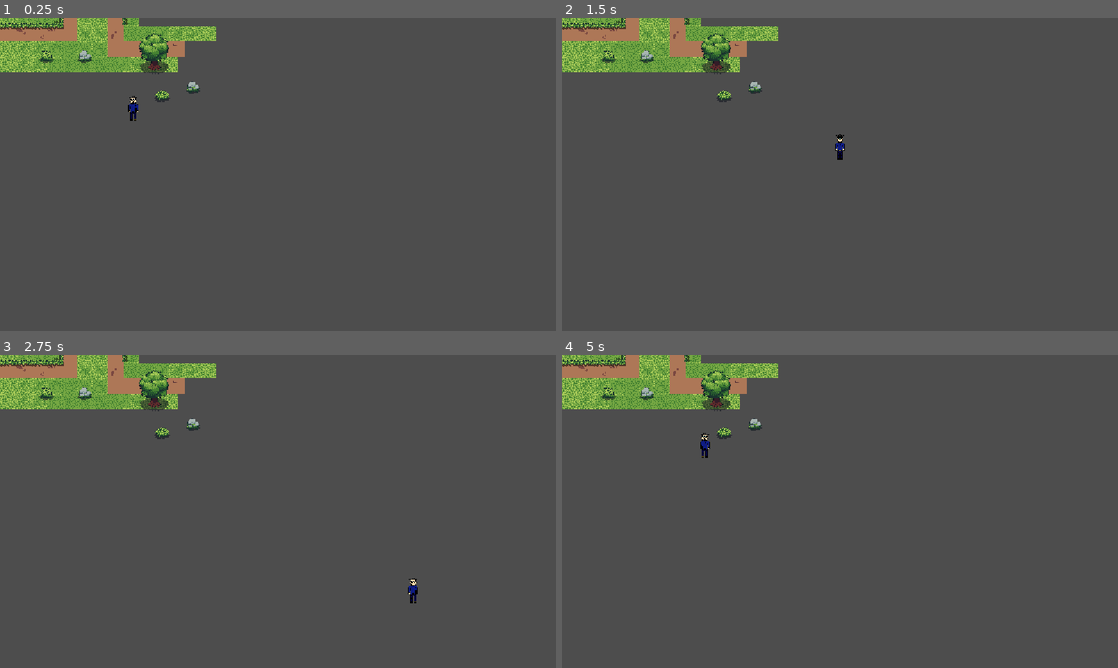
Above: before the commit, frames 1-4 (two rows, left to right).
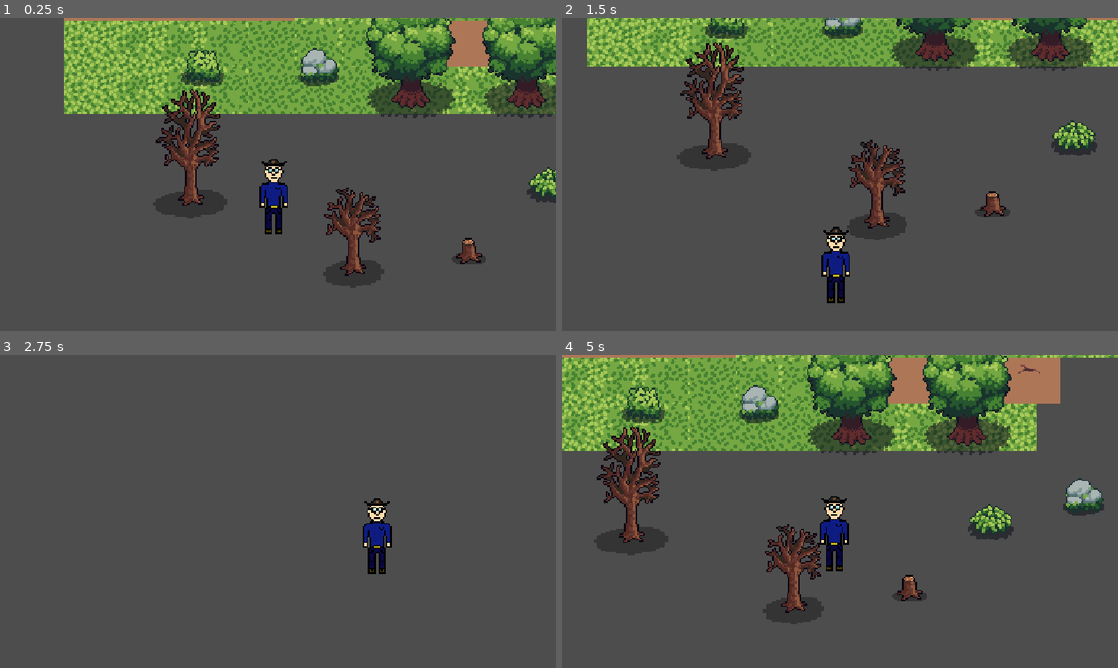
Above: after the commit, the same moments.

Repository: skyrix1627/GraveGuard
Game: Godot game, scene res://scenes/game.tscn
The game is run twice, just before and just after one commit, with the same random seed, the same clock (stepped at 60 frames per second) and the same inputs.
Inputs:
- Up to frame 1 (0.25 s): no input
- Up to frame 2 (1.5 s): tap Enter at 0.5 s; hold D (Right) 0.53-1.28 s; hold S (Down) from 1.28 s (still down)
- Up to frame 3 (2.75 s): release S (Down) at 2.03 s; hold D (Right) from 2.03 s (still down)
- Up to frame 4 (5 s): release D (Right) at 2.78 s; hold W (Up) 2.78-3.53 s; hold A (Left) from 3.53 s (still down)

The runs differ from the first frame. In frame 1, 34% of the frame differs, in the area x 0-100%, y 0-87%; in frame 2, 21%; in frame 3, 6.8%; in frame 4, 32%.

Commit message:
added new tree sprites with hitboxes and fixed z-index

Diff:
--- a/scenes/game.tscn
+++ b/scenes/game.tscn
@@ -2,6 +2,7 @@
 
 [ext_resource type="PackedScene" uid="uid://dvlip4jt4knlc" path="res://scenes/player.tscn" id="1_uwrxv"]
 [ext_resource type="Texture2D" uid="uid://diubvywx52w71" path="res://assets/sprites/Top-down_Tileset_32x32.png" id="2_yqjtg"]
+[ext_resource type="Texture2D" uid="uid://cod0a7wnun723" path="res://assets/sprites/Premium_Trees_Black_Outline.png" id="3_lnu2h"]
 
 [sub_resource type="TileSetAtlasSource" id="TileSetAtlasSource_lnu2h"]
 texture = ExtResource("2_yqjtg")
@@ -859,11 +860,231 @@
 physics_layer_0/collision_layer = 1
 sources/0 = SubResource("TileSetAtlasSource_yqjtg")
 
+[sub_resource type="TileSetAtlasSource" id="TileSetAtlasSource_lbhrr"]
+texture = ExtResource("3_lnu2h")
+29:0/0 = 0
+30:0/0 = 0
+12:1/0 = 0
+13:1/0 = 0
+14:1/0 = 0
+25:1/0 = 0
+26:1/0 = 0
+28:1/0 = 0
+29:1/0 = 0
+30:1/0 = 0
+31:1/0 = 0
+8:2/0 = 0
+9:2/0 = 0
+10:2/0 = 0
+11:2/0 = 0
+12:2/0 = 0
+13:2/0 = 0
+14:2/0 = 0
+15:2/0 = 0
+16:2/0 = 0
+17:2/0 = 0
+24:2/0 = 0
+25:2/0 = 0
+26:2/0 = 0
+27:2/0 = 0
+28:2/0 = 0
+29:2/0 = 0
+30:2/0 = 0
+31:2/0 = 0
+8:3/0 = 0
+9:3/0 = 0
+10:3/0 = 0
+11:3/0 = 0
+12:3/0 = 0
+13:3/0 = 0
+14:3/0 = 0
+15:3/0 = 0
+16:3/0 = 0
+17:3/0 = 0
+24:3/0 = 0
+25:3/0 = 0
+26:3/0 = 0
+27:3/0 = 0
+28:3/0 = 0
+29:3/0 = 0
+30:3/0 = 0
+31:3/0 = 0
+0:4/0 = 0
+6:4/0 = 0
+7:4/0 = 0
+8:4/0 = 0
+9:4/0 = 0
+10:4/0 = 0
+12:4/0 = 0
+13:4/0 = 0
+14:4/0 = 0
+16:4/0 = 0
+17:4/0 = 0
+20:4/0 = 0
+21:4/0 = 0
+22:4/0 = 0
+23:4/0 = 0
+24:4/0 = 0
+25:4/0 = 0
+26:4/0 = 0
+27:4/0 = 0
+28:4/0 = 0
+29:4/0 = 0
+30:4/0 = 0
+31:4/0 = 0
+0:5/0 = 0
+1:5/0 = 0
+2:5/0 = 0
+3:5/0 = 0
+4:5/0 = 0
+5:5/0 = 0
+6:5/0 = 0
+7:5/0 = 0
+8:5/0 = 0
+9:5/0 = 0
+10:5/0 = 0
+11:5/0 = 0
+12:5/0 = 0
+13:5/0 = 0
+14:5/0 = 0
+15:5/0 = 0
+16:5/0 = 0
+17:5/0 = 0
+18:5/0 = 0
+19:5/0 = 0
+20:5/0 = 0
+21:5/0 = 0
+22:5/0 = 0
+23:5/0 = 0
+24:5/0 = 0
+25:5/0 = 0
+26:5/0 = 0
+27:5/0 = 0
+28:5/0 = 0
+29:5/0 = 0
+30:5/0 = 0
+31:5/0 = 0
+8:6/0 = 0
+9:6/0 = 0
+10:6/0 = 0
+11:6/0 = 0
+12:6/0 = 0
+13:6/0 = 0
+14:6/0 = 0
+15:6/0 = 0
+22:6/0 = 0
+23:6/0 = 0
+24:6/0 = 0
+25:6/0 = 0
+26:6/0 = 0
+27:6/0 = 0
+28:6/0 = 0
+29:6/0 = 0
+30:6/0 = 0
+31:6/0 = 0
+28:7/0 = 0
+29:7/0 = 0
+30:7/0 = 0
+28:8/0 = 0
+29:8/0 = 0
+30:8/0 = 0
+31:8/0 = 0
+24:9/0 = 0
+25:9/0 = 0
+26:9/0 = 0
+27:9/0 = 0
+28:9/0 = 0
+29:9/0 = 0
+30:9/0 = 0
+31:9/0 = 0
+24:10/0 = 0
+25:10/0 = 0
+26:10/0 = 0
+27:10/0 = 0
+28:10/0 = 0
+29:10/0 = 0
+30:10/0 = 0
+31:10/0 = 0
+0:11/0 = 0
+6:11/0 = 0
+7:11/0 = 0
+16:11/0 = 0
+17:11/0 = 0
+20:11/0 = 0
+21:11/0 = 0
+22:11/0 = 0
+23:11/0 = 0
+24:11/0 = 0
+25:11/0 = 0
+26:11/0 = 0
+27:11/0 = 0
+28:11/0 = 0
+29:11/0 = 0
+30:11/0 = 0
+31:11/0 = 0
+0:12/0 = 0
+1:12/0 = 0
+2:12/0 = 0
+3:12/0 = 0
+4:12/0 = 0
+5:12/0 = 0
+6:12/0 = 0
+7:12/0 = 0
+16:12/0 = 0
+17:12/0 = 0
+18:12/0 = 0
+19:12/0 = 0
+20:12/0 = 0
+21:12/0 = 0
+22:12/0 = 0
+23:12/0 = 0
+24:12/0 = 0
+25:12/0 = 0
+26:12/0 = 0
+27:12/0 = 0
+28:12/0 = 0
+29:12/0 = 0
+30:12/0 = 0
+31:12/0 = 0
+22:13/0 = 0
+23:13/0 = 0
+24:13/0 = 0
+25:13/0 = 0
+26:13/0 = 0
+27:13/0 = 0
+28:13/0 = 0
+29:13/0 = 0
+30:13/0 = 0
+31:13/0 = 0
+15:4/0 = 0
+18:2/0 = 0
+18:1/0 = 0
+19:1/0 = 0
+12:7/size_in_atlas = Vector2i(4, 7)
+12:7/0 = 0
+12:7/0/z_index = 1
+12:7/0/physics_layer_0/polygon_0/points = PackedVector2Array(-24.836853, -44.593437, 23.707901, -44.593437, 24.27238, 42.33554, -23.707901, 42.33554)
+8:9/size_in_atlas = Vector2i(4, 5)
+8:9/0 = 0
+8:9/0/z_index = 1
+8:9/0/physics_layer_0/polygon_0/points = PackedVector2Array(-22.578953, -38.384224, 22.014484, -37.819748, 22.014484, 25.401325, -22.01448, 24.83685)
+16:9/size_in_atlas = Vector2i(2, 2)
+16:9/0 = 0
+16:9/0/z_index = 1
+16:9/0/physics_layer_0/polygon_0/points = PackedVector2Array(-8, -2.8777409, 8, -2.8777409, 16.36974, 15.805271, -15.827568, 16.007427)
+
+[sub_resource type="TileSet" id="TileSet_5hvud"]
+physics_layer_0/collision_layer = 1
+sources/0 = SubResource("TileSetAtlasSource_lbhrr")
+
 [node name="Game" type="Node2D" unique_id=809155825]
 
-[node name="Player" parent="." unique_id=271240376 instance=ExtResource("1_uwrxv")]
-z_index = 1
-position = Vector2(279, 172)
+[node name="Player" parent="." unique_id=1489929400 instance=ExtResource("1_uwrxv")]
+position = Vector2(148, 154)
+
+[node name="Camera2D" type="Camera2D" parent="Player" unique_id=1759294387]
+zoom = Vector2(3, 3)
+position_smoothing_enabled = true
 
 [node name="TileMap" type="TileMap" parent="." unique_id=1708168474]
 y_sort_enabled = true
@@ -877,4 +1098,9 @@
 tile_set = SubResource("TileSet_ogf1w")
 format = 2
 layer_0/z_index = 1
-layer_0/tile_data = PackedInt32Array(65536, 393216, 20, 6553 …(2618 unchanged characters)… , 589845, 2031616, 0, 655381, 2031616, 1)
+layer_0/tile_data = PackedInt32Array(65536, 393216, 20, 6553 …(2618 unchanged characters)… , 589845, 2031616, 0, 655381, 2031616, 1, 327694, 1507328, 3, 393230, 1507328, 4, 327695, 1572864, 3, 393231, 1572864, 4, 131085, 1441792, 0, 196621, 1441792, 1, 262157, 1441792, 2, 131086, 1507328, 0, 196622, 1507328, 1, 262158, 1507328, 2, 131087, 1572864, 0, 196623, 1572864, 1, 262159, 1572864, 2, 131088, 1638400, 0, 196624, 1638400, 1, 262160, 1638400, 2, 327693, 1441792, 3, 327696, 1638400, 3, 393229, 1441792, 4, 458765, 1441792, 5, 458766, 1507328, 5, 458767, 1572864, 5, 393232, 1638400, 4, 458768, 1638400, 5)
+
+[node name="Trees" type="TileMap" parent="." unique_id=551693365]
+tile_set = SubResource("TileSet_5hvud")
+format = 2
+layer_0/tile_data = PackedInt32Array(524293, 786432, 7, 786449, 1048576, 9, 786444, 524288, 9)
--- a/scenes/player.tscn
+++ b/scenes/player.tscn
@@ -6,16 +6,14 @@
 [sub_resource type="RectangleShape2D" id="RectangleShape2D_yqjtg"]
 size = Vector2(12, 9)
 
-[node name="Player" type="Node2D" unique_id=271240376]
-position = Vector2(353, 282)
-
-[node name="CharacterBody2D" type="CharacterBody2D" parent="." unique_id=255375721]
+[node name="Player" type="CharacterBody2D" unique_id=1489929400]
 script = ExtResource("1_g2els")
 
-[node name="Sprite2D" type="Sprite2D" parent="CharacterBody2D" unique_id=2136892977]
+[node name="Sprite2D" type="Sprite2D" parent="." unique_id=1846943590]
+z_index = 2
 position = Vector2(-3, 15)
 texture = ExtResource("2_qhqgy")
 
-[node name="CollisionShape2D" type="CollisionShape2D" parent="CharacterBody2D" unique_id=1475813132]
+[node name="CollisionShape2D" type="CollisionShape2D" parent="." unique_id=1978964934]
 position = Vector2(-3, 36.5)
 shape = SubResource("RectangleShape2D_yqjtg")
Binary file added: assets/sprites/Premium_Trees_Black_Outline.png
Not shown, added: assets/sprites/Premium_Trees_Black_Outline.png.import
